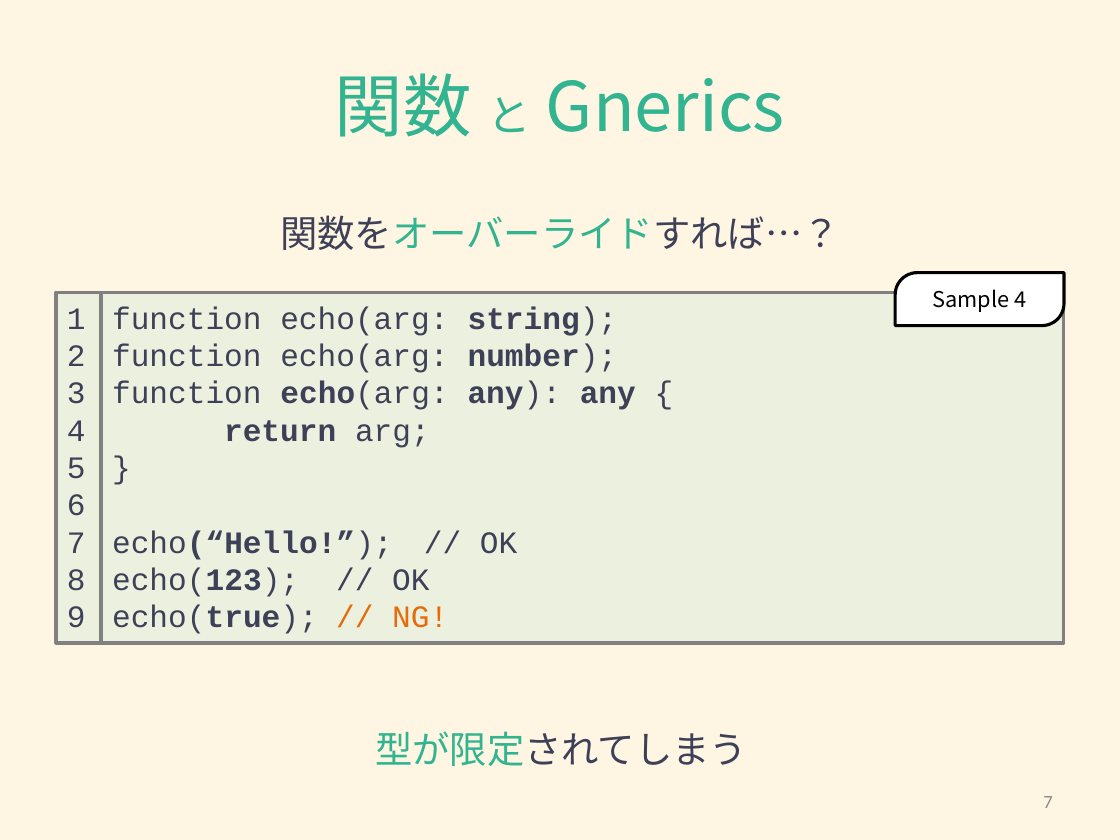
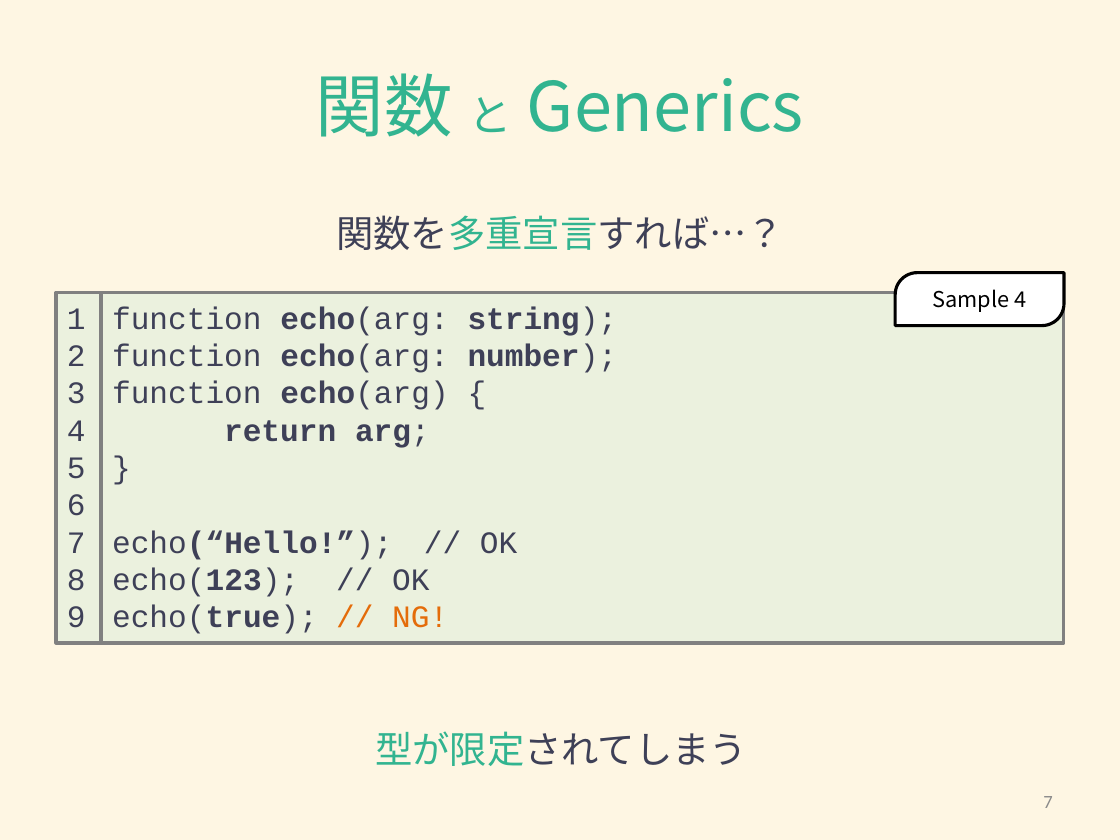
Before and after one commit to Hikari-Kubota/sandbox-todo-ts-angular, a slide deck: slide 7 of typescript/typescript_generics.pptx. Drawn at 1120x840 pixels with LibreOffice and Linux fonts; fonts in the diff are those of the drawing. Boxes give left, top, right and bottom in pixels: in the first picture for what was removed or moved away, otherwise in the second. Text is boxed around its words. In the diff, an @@ line names an element or a change of style, - is before the commit and + after.

```diff
--- a/typescript/typescript_generics.pptx
+++ b/typescript/typescript_generics.pptx
@@ title at (316, 73, 804, 137): text changed @@
-関数 と Gnerics
+関数 と Generics
@@ text at (336, 215, 784, 250): text changed @@
-関数をオーバーライドすれば…？
+関数を多重宣言すれば…？
@@ text in rectangle at (112, 306, 618, 448): bold on in "echo(arg:", "echo(arg:", "arg;" @@
@@ text in rectangle at (112, 381, 448, 410): text changed @@
-function echo(arg: any): any {
+function echo(arg) {
```
Also in this commit, not shown: 7 other slides changed, 3 other files.
